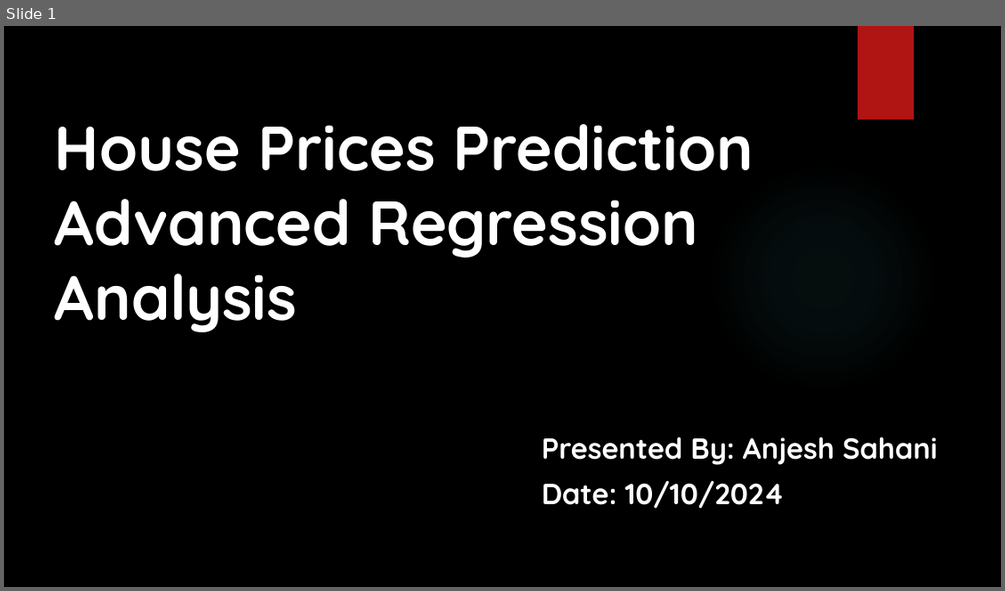
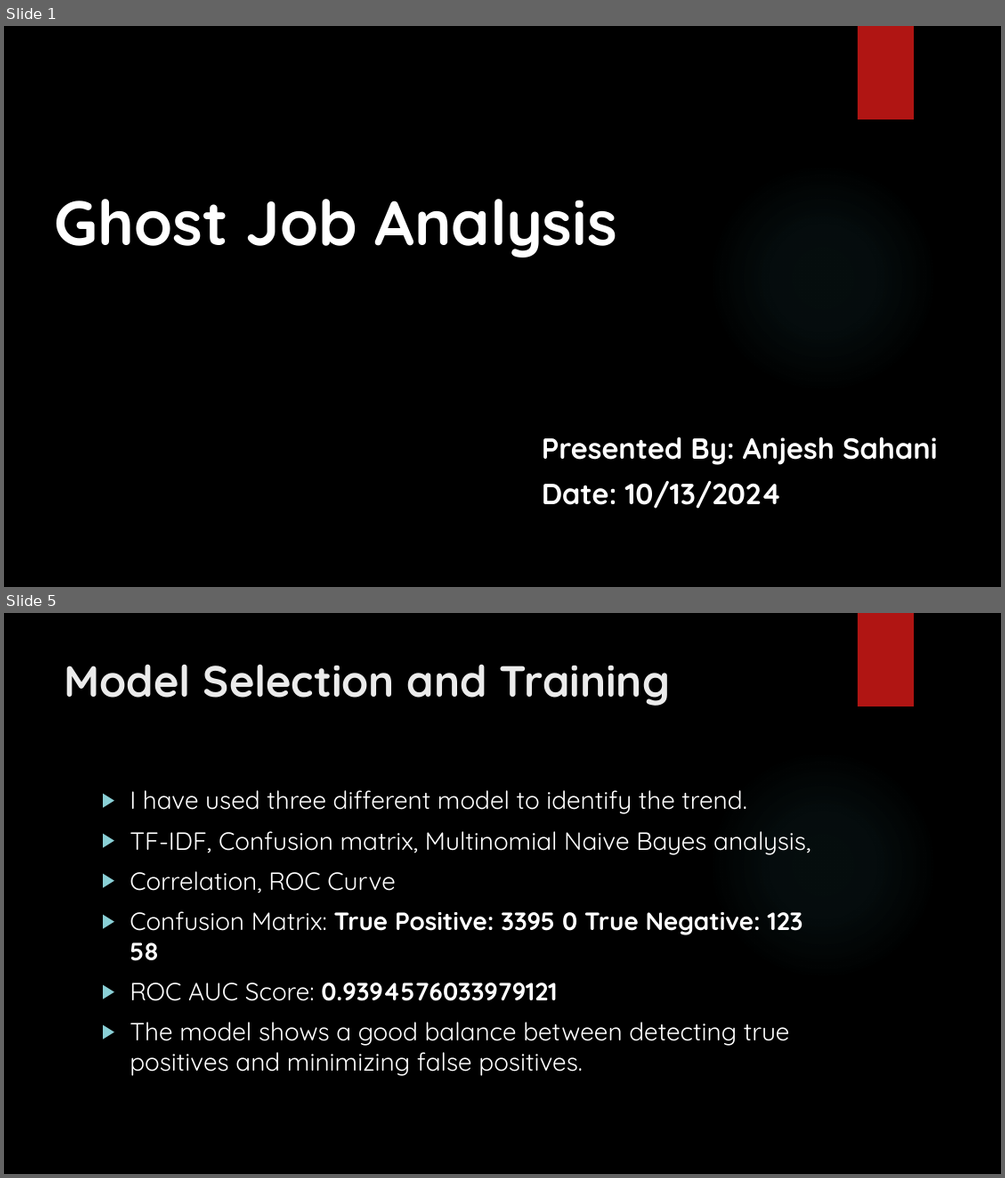
Before and after one commit to AJ-111/House-Price-Advance-Regression-Analysis, a slide deck: CSDA_5310_Individual_Project_Anjesh_Sahani.pptx. Shown one above the other, each under a label of ours: slide 1 before the commit, slides 1 and 5 after it; the slides between them are not shown. The pictures are 1005x591 and 1005x1178 pixels, drawn with LibreOffice and Linux fonts; fonts in the diff are those of the drawing; background and template pictures are left out. Boxes give left, top, right and bottom in pixels: in the first picture for what was removed or moved away, otherwise in the second. Text is boxed around its words. In the diff, an @@ line names an element or a change of style, - is before the commit and + after.

```diff
--- a/CSDA_5310_Individual_Project_Anjesh_Sahani.pptx
+++ b/CSDA_5310_Individual_Project_Anjesh_Sahani.pptx
@@ slide 5 added at (x1=4, y1=613, x2=1001, y2=1174), background picture (left out); not listed: 2 template elements that a slide beside it also shows @@
@@ title added at (x1=65, y1=664, x2=671, y2=706), 42 pt, text #EBEBEB, bold @@
+Model Selection and Training
@@ text added at (x1=129, y1=790, x2=810, y2=1076), 24 pt, text #FFFFFF @@
+▶ I have used three different model to identify the trend.
+▶ TF-IDF, Confusion matrix, Multinomial Naive Bayes analysis,
+▶ Correlation, ROC Curve
+▶ Confusion Matrix: True Positive: 3395 0 True Negative: 123 58
+▶ ROC AUC Score: 0.9394576033979121
+▶ The model shows a good balance between detecting true positives and minimizing false positives.
@@ slide 1 changed as well @@
@@ title at (x1=55, y1=199, x2=616, y2=257): text changed @@
-House Prices Prediction Advanced Regression Analysis
+Ghost Job Analysis
@@ subtitle at (x1=542, y1=481, x2=782, y2=508): text changed @@
-Date: 10/10/2024
+Date: 10/13/2024
```
Also in this commit, not shown: 2 other slides changed, 4 other slides added, 4 slides removed, 5 other files.
